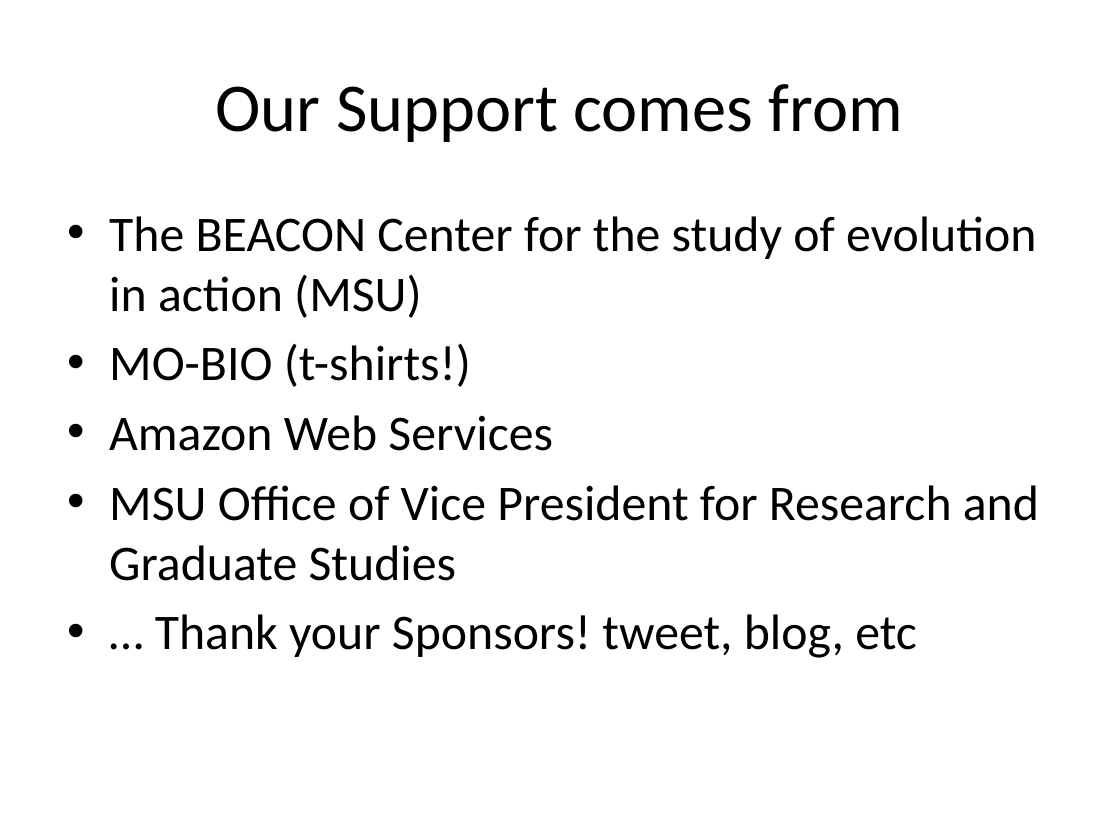
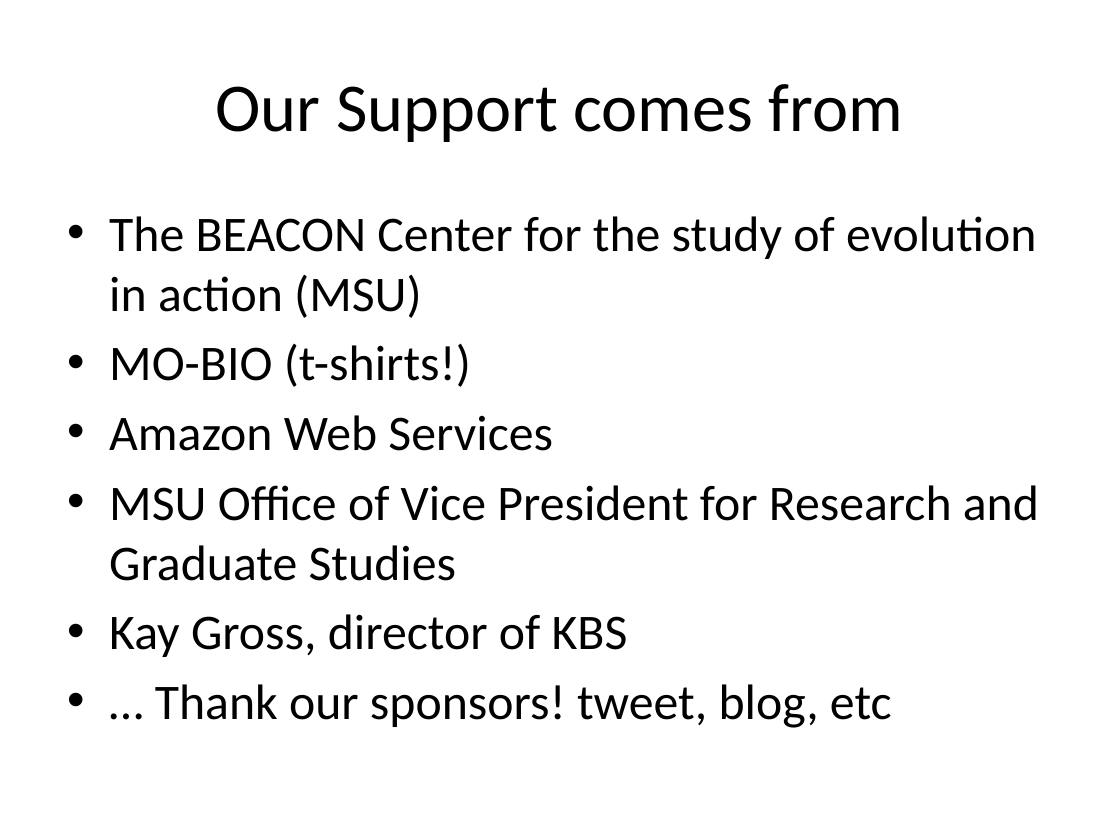
Before and after one commit to edamame-course/docs, a slide deck: slide 18 of extra/Presentations/2015-06-22-AM_Ashley_WelcomeLecture.pptx (slide 17 before the commit). Drawn at 1120x840 pixels with LibreOffice and Linux fonts; fonts in the diff are those of the drawing. Boxes give left, top, right and bottom in pixels: in the first picture for what was removed or moved away, otherwise in the second. Text is boxed around its words. In the diff, an @@ line names an element or a change of style, - is before the commit and + after.

```diff
--- a/extra/Presentations/2015-06-22-AM_Ashley_WelcomeLecture.pptx
+++ b/extra/Presentations/2015-06-22-AM_Ashley_WelcomeLecture.pptx
@@ text at (x1=109, y1=614, x2=892, y2=728): text changed @@
-• … Thank your Sponsors! tweet, blog, etc
+• Kay Gross, director of KBS
+• … Thank our sponsors! tweet, blog, etc
```
Also in this commit, not shown: 13 other slides changed, 3 slides added, 1 slide removed, 1 other file.
